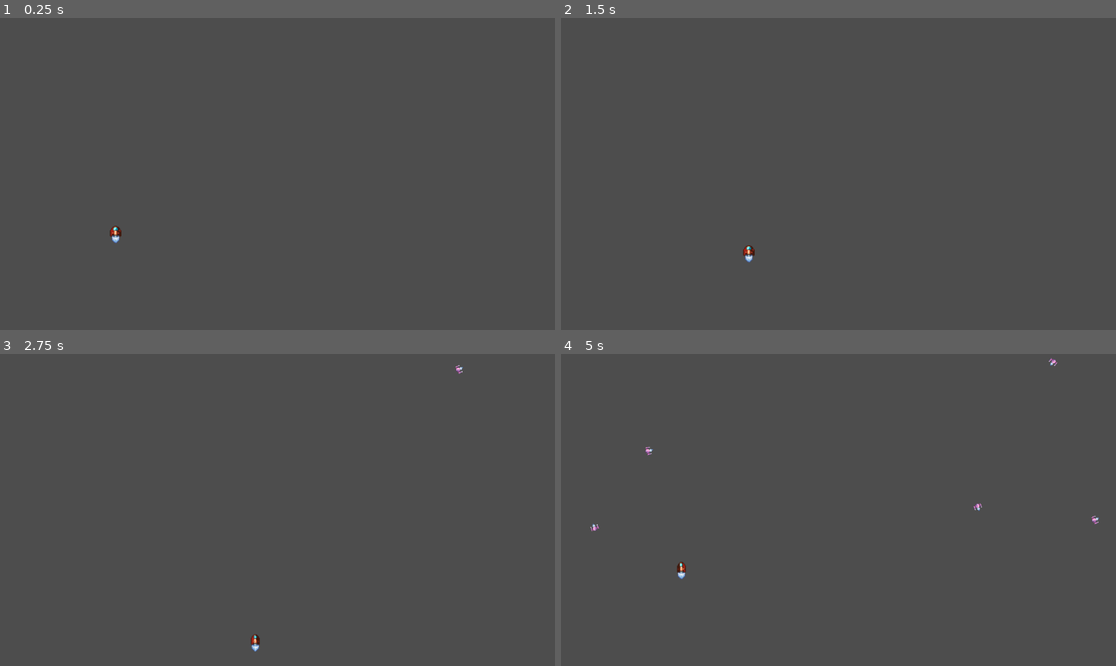
Above: before the commit, frames 1-4 (two rows, left to right).
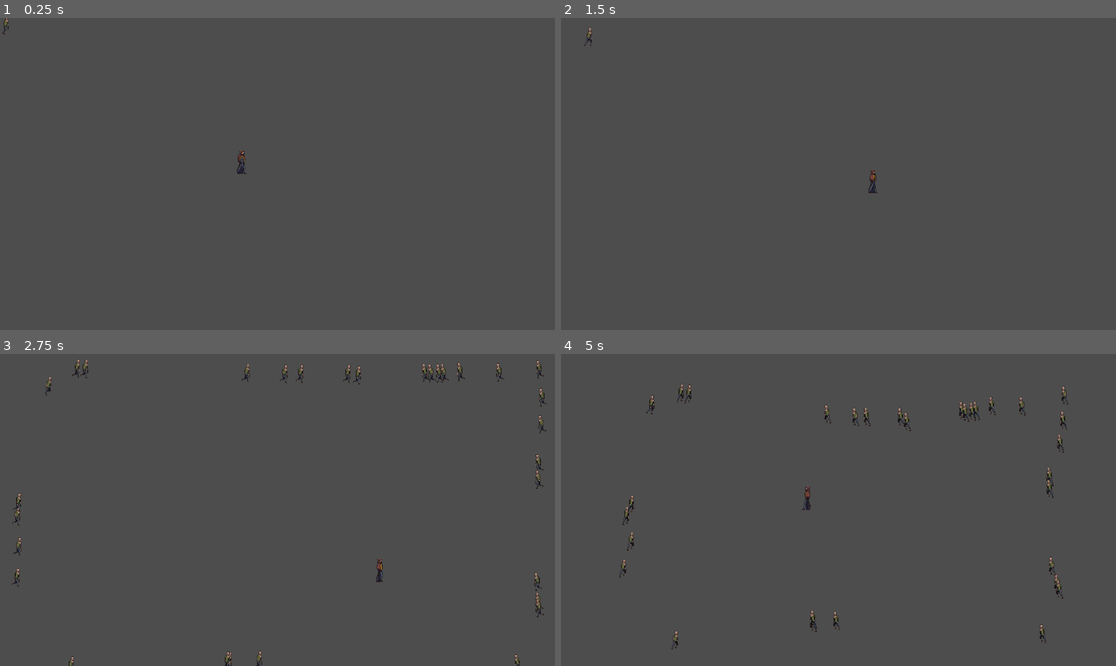
Above: after the commit, the same moments.

Repository: mlafroce/intro-godot
Game: Godot game, scene res://scenes/main.tscn
Same seed, same stepped clock (60 frames per second), same inputs: the game is played once before the commit and once after it.
Inputs:
- Up to frame 1 (0.25 s): no input
- Up to frame 2 (1.5 s): hold Right (move_right) 0.53-1.28 s; hold Down (move_down) from 1.28 s (still down)
- Up to frame 3 (2.75 s): release Down (move_down) at 2.03 s; hold Right (move_right) from 2.03 s (still down)
- Up to frame 4 (5 s): release Right (move_right) at 2.78 s; hold Up (move_up) 2.78-3.53 s; hold Left (move_left) from 3.53 s (still down)

The runs differ from the first frame. In frame 1, 0.2% of the frame differs, in the area x 0-45%, y 0-73%; in frame 2, 0.2%; in frame 3, 1.0%; in frame 4, 1.2%, in the area x 5-97%, y 1-95%.

Commit message:
Zombies vs player.

Diff:
--- a/project.godot
+++ b/project.godot
@@ -10,7 +10,7 @@
 
 [application]
 
-config/name="New Game Project"
+config/name="Bullet Heaven"
 run/main_scene="res://scenes/main.tscn"
 config/features=PackedStringArray("4.3", "Forward Plus")
 config/icon="res://assets/icon.svg"
--- /dev/null
+++ b/scenes/enemies/zombie.tscn
@@ -0,0 +1,143 @@
+[gd_scene load_steps=20 format=3 uid="uid://dh72ggujv5vbf"]
+
+[ext_resource type="Texture2D" uid="uid://bl8gb8kr4abiw" path="res://assets/sprites/zombie_man/Walk.png" id="1_65neu"]
+[ext_resource type="Script" path="res://scripts/enemies/zombie.gd" id="1_a6cme"]
+[ext_resource type="Texture2D" uid="uid://ckobmi1yv0vi4" path="res://assets/sprites/zombie_man/Dead.png" id="2_dv5ug"]
+
+[sub_resource type="AtlasTexture" id="AtlasTexture_6d44b"]
+atlas = ExtResource("2_dv5ug")
+region = Rect2(0, 0, 96, 96)
+
+[sub_resource type="AtlasTexture" id="AtlasTexture_0xi37"]
+atlas = ExtResource("2_dv5ug")
+region = Rect2(96, 0, 96, 96)
+
+[sub_resource type="AtlasTexture" id="AtlasTexture_u1iid"]
+atlas = ExtResource("2_dv5ug")
+region = Rect2(192, 0, 96, 96)
+
+[sub_resource type="AtlasTexture" id="AtlasTexture_j03yi"]
+atlas = ExtResource("2_dv5ug")
+region = Rect2(288, 0, 96, 96)
+
+[sub_resource type="AtlasTexture" id="AtlasTexture_e34jk"]
+atlas = ExtResource("2_dv5ug")
+region = Rect2(384, 0, 96, 96)
+
+[sub_resource type="AtlasTexture" id="AtlasTexture_qihfx"]
+atlas = ExtResource("1_65neu")
+region = Rect2(32, 0, 32, 96)
+
+[sub_resource type="AtlasTexture" id="AtlasTexture_bqxpg"]
+atlas = ExtResource("1_65neu")
+region = Rect2(128, 0, 32, 96)
+
+[sub_resource type="AtlasTexture" id="AtlasTexture_bxsah"]
+atlas = ExtResource("1_65neu")
+region = Rect2(224, 0, 32, 96)
+
+[sub_resource type="AtlasTexture" id="AtlasTexture_ucaxu"]
+atlas = ExtResource("1_65neu")
+region = Rect2(320, 0, 32, 96)
+
+[sub_resource type="AtlasTexture" id="AtlasTexture_ohdk3"]
+atlas = ExtResource("1_65neu")
+region = Rect2(416, 0, 32, 96)
+
+[sub_resource type="AtlasTexture" id="AtlasTexture_lksre"]
+atlas = ExtResource("1_65neu")
+region = Rect2(512, 0, 32, 96)
+
+[sub_resource type="AtlasTexture" id="AtlasTexture_lr2ra"]
+atlas = ExtResource("1_65neu")
+region = Rect2(608, 0, 32, 96)
+
+[sub_resource type="AtlasTexture" id="AtlasTexture_70l7a"]
+atlas = ExtResource("1_65neu")
+region = Rect2(704, 0, 32, 96)
+
+[sub_resource type="SpriteFrames" id="SpriteFrames_cn88e"]
+animations = [{
+"frames": [{
+"duration": 1.0,
+"texture": SubResource("AtlasTexture_6d44b")
+}, {
+"duration": 1.0,
+"texture": SubResource("AtlasTexture_0xi37")
+}, {
+"duration": 1.0,
+"texture": SubResource("AtlasTexture_u1iid")
+}, {
+"duration": 1.0,
+"texture": SubResource("AtlasTexture_j03yi")
+}, {
+"duration": 1.0,
+"texture": SubResource("AtlasTexture_e34jk")
+}],
+"loop": false,
+"name": &"death",
+"speed": 12.0
+}, {
+"frames": [{
+"duration": 1.0,
+"texture": SubResource("AtlasTexture_qihfx")
+}, {
+"duration": 1.0,
+"texture": SubResource("AtlasTexture_bqxpg")
+}, {
+"duration": 1.0,
+"texture": SubResource("AtlasTexture_bxsah")
+}, {
+"duration": 1.0,
+"texture": SubResource("AtlasTexture_ucaxu")
+}, {
+"duration": 1.0,
+"texture": SubResource("AtlasTexture_ohdk3")
+}, {
+"duration": 1.0,
+"texture": SubResource("AtlasTexture_lksre")
+}, {
+"duration": 1.0,
+"texture": SubResource("AtlasTexture_lr2ra")
+}, {
+"duration": 1.0,
+"texture": SubResource("AtlasTexture_70l7a")
+}],
+"loop": true,
+"name": &"move",
+"speed": 5.0
+}]
+
+[sub_resource type="RectangleShape2D" id="RectangleShape2D_mgbgb"]
+size = Vector2(16, 57)
+
+[sub_resource type="RectangleShape2D" id="RectangleShape2D_ar5m8"]
+size = Vector2(14, 36)
+
+[node name="Zombie" type="RigidBody2D"]
+position = Vector2(0, -2)
+gravity_scale = 0.0
+script = ExtResource("1_a6cme")
+metadata/_edit_group_ = true
+
+[node name="ZombieManSprite" type="AnimatedSprite2D" parent="."]
+scale = Vector2(0.6, 0.6)
+sprite_frames = SubResource("SpriteFrames_cn88e")
+animation = &"move"
+
+[node name="ZombieManVisibleOnScreenNotifier" type="VisibleOnScreenNotifier2D" parent="."]
+position = Vector2(3.228, 9.188)
+scale = Vector2(0.47725, 1.68475)
+
+[node name="ZombieManCollision" type="CollisionShape2D" parent="."]
+position = Vector2(3, 9.48)
+scale = Vector2(0.6, 0.6)
+shape = SubResource("RectangleShape2D_mgbgb")
+
+[node name="BulletDeath" type="Area2D" parent="."]
+
+[node name="CollisionShape2D" type="CollisionShape2D" parent="BulletDeath"]
+position = Vector2(4, 9)
+shape = SubResource("RectangleShape2D_ar5m8")
+
+[connection signal="screen_exited" from="ZombieManVisibleOnScreenNotifier" to="." method="_on_zombie_man_visible_on_screen_notifier_screen_exited"]
--- a/scenes/enemy.tscn
+++ /dev/null
@@ -1,46 +0,0 @@
-[gd_scene load_steps=7 format=3 uid="uid://djhfgb8tou5jd"]
-
-[ext_resource type="Script" path="res://scripts/enemy/enemy.gd" id="1_76owa"]
-[ext_resource type="Texture2D" uid="uid://rs85b6kkgqhd" path="res://assets/sprites/enemy/enemy-small.png" id="1_nrpi1"]
-
-[sub_resource type="AtlasTexture" id="AtlasTexture_ikheh"]
-atlas = ExtResource("1_nrpi1")
-region = Rect2(0, 0, 16, 16)
-
-[sub_resource type="AtlasTexture" id="AtlasTexture_3wuh3"]
-atlas = ExtResource("1_nrpi1")
-region = Rect2(16, 0, 16, 16)
-
-[sub_resource type="SpriteFrames" id="SpriteFrames_rmyhw"]
-animations = [{
-"frames": [{
-"duration": 1.0,
-"texture": SubResource("AtlasTexture_ikheh")
-}, {
-"duration": 1.0,
-"texture": SubResource("AtlasTexture_3wuh3")
-}],
-"loop": true,
-"name": &"default",
-"speed": 10.0
-}]
-
-[sub_resource type="RectangleShape2D" id="RectangleShape2D_6y8is"]
-size = Vector2(16, 11)
-
-[node name="Enemy" type="RigidBody2D"]
-collision_mask = 0
-gravity_scale = 0.0
-script = ExtResource("1_76owa")
-metadata/_edit_group_ = true
-
-[node name="AnimatedSprite2D" type="AnimatedSprite2D" parent="."]
-sprite_frames = SubResource("SpriteFrames_rmyhw")
-
-[node name="CollisionShape2D" type="CollisionShape2D" parent="AnimatedSprite2D"]
-position = Vector2(0, 1.5)
-shape = SubResource("RectangleShape2D_6y8is")
-
-[node name="VisibleOnScreenNotifier2D" type="VisibleOnScreenNotifier2D" parent="AnimatedSprite2D/CollisionShape2D"]
-
-[connection signal="screen_exited" from="AnimatedSprite2D/CollisionShape2D/VisibleOnScreenNotifier2D" to="." method="_on_visible_on_screen_notifier_2d_screen_exited"]
--- a/scenes/main.tscn
+++ b/scenes/main.tscn
@@ -1,8 +1,8 @@
 [gd_scene load_steps=5 format=3 uid="uid://dem27hqanoc3j"]
 
 [ext_resource type="Script" path="res://scripts/main.gd" id="1_de0eh"]
-[ext_resource type="PackedScene" uid="uid://crwpd3w1la5mu" path="res://scenes/player.tscn" id="1_prkgt"]
-[ext_resource type="PackedScene" uid="uid://djhfgb8tou5jd" path="res://scenes/enemy.tscn" id="2_nnjxa"]
+[ext_resource type="PackedScene" uid="uid://crwpd3w1la5mu" path="res://scenes/player/player.tscn" id="1_prkgt"]
+[ext_resource type="PackedScene" uid="uid://dh72ggujv5vbf" path="res://scenes/enemies/zombie.tscn" id="2_s8sdq"]
 
 [sub_resource type="Curve2D" id="Curve2D_yuogk"]
 _data = {
@@ -12,25 +12,29 @@
 
 [node name="Main" type="Node"]
 script = ExtResource("1_de0eh")
-enemy_scene = ExtResource("2_nnjxa")
-
-[node name="Player" parent="." instance=ExtResource("1_prkgt")]
+enemy_scene = ExtResource("2_s8sdq")
 
 [node name="EnemyTimer" type="Timer" parent="."]
-wait_time = 0.5
+wait_time = 10.0
 
 [node name="StartTimer" type="Timer" parent="."]
 wait_time = 2.0
 one_shot = true
 
 [node name="StartPosition" type="Marker2D" parent="."]
-position = Vector2(240, 450)
+position = Vector2(500, 300)
 
 [node name="EnemyPath" type="Path2D" parent="."]
 curve = SubResource("Curve2D_yuogk")
 
 [node name="EnemySpawnLocation" type="PathFollow2D" parent="EnemyPath"]
 
-[connection signal="hit" from="Player" to="." method="game_over"]
+[node name="Mobs" type="Node2D" parent="."]
+
+[node name="Zombie" parent="Mobs" instance=ExtResource("2_s8sdq")]
+
+[node name="Player" parent="." instance=ExtResource("1_prkgt")]
+
 [connection signal="timeout" from="EnemyTimer" to="." method="_on_enemy_timer_timeout"]
 [connection signal="timeout" from="StartTimer" to="." method="_on_start_timer_timeout"]
+[connection signal="hit" from="Player" to="." method="game_over"]
--- a/scenes/node_2d.tscn
+++ /dev/null
@@ -1,16 +0,0 @@
-[gd_scene load_steps=5 format=3 uid="uid://c37y5kfbu1blc"]
-
-[ext_resource type="Shader" path="res://shaders/glow.gdshader" id="1_4756i"]
-[ext_resource type="Texture2D" uid="uid://d3n22q547ytvc" path="res://assets/spaceship.png" id="1_mxfk1"]
-[ext_resource type="Script" path="res://scripts/spaceship.gd" id="2_ygf85"]
-
-[sub_resource type="ShaderMaterial" id="ShaderMaterial_0m1ir"]
-shader = ExtResource("1_4756i")
-
-[node name="Node2D" type="Node2D"]
-
-[node name="Spaceship" type="Sprite2D" parent="."]
-material = SubResource("ShaderMaterial_0m1ir")
-position = Vector2(576, 338)
-texture = ExtResource("1_mxfk1")
-script = ExtResource("2_ygf85")
--- a/scenes/player.tscn
+++ /dev/null
@@ -1,149 +0,0 @@
-[gd_scene load_steps=19 format=3 uid="uid://crwpd3w1la5mu"]
-
-[ext_resource type="Script" path="res://scripts/player/player.gd" id="1_4i3ov"]
-[ext_resource type="Texture2D" uid="uid://b6qj5wcjxxnui" path="res://assets/sprites/spaceship/ship.png" id="1_usaek"]
-
-[sub_resource type="AtlasTexture" id="AtlasTexture_aot7o"]
-atlas = ExtResource("1_usaek")
-region = Rect2(32, 0, 16, 24)
-
-[sub_resource type="AtlasTexture" id="AtlasTexture_bmeoa"]
-atlas = ExtResource("1_usaek")
-region = Rect2(32, 24, 16, 24)
-
-[sub_resource type="AtlasTexture" id="AtlasTexture_kpodn"]
-atlas = ExtResource("1_usaek")
-region = Rect2(0, 0, 16, 24)
-
-[sub_resource type="AtlasTexture" id="AtlasTexture_a5uuu"]
-atlas = ExtResource("1_usaek")
-region = Rect2(0, 24, 16, 24)
-
-[sub_resource type="AtlasTexture" id="AtlasTexture_pitjw"]
-atlas = ExtResource("1_usaek")
-region = Rect2(64, 0, 16, 24)
-
-[sub_resource type="AtlasTexture" id="AtlasTexture_gwm66"]
-atlas = ExtResource("1_usaek")
-region = Rect2(64, 24, 16, 24)
-
-[sub_resource type="AtlasTexture" id="AtlasTexture_4ra1r"]
-atlas = ExtResource("1_usaek")
-region = Rect2(32, 0, 16, 24)
-
-[sub_resource type="AtlasTexture" id="AtlasTexture_0okgg"]
-atlas = ExtResource("1_usaek")
-region = Rect2(32, 24, 16, 24)
-
-[sub_resource type="AtlasTexture" id="AtlasTexture_hcbpe"]
-atlas = ExtResource("1_usaek")
-region = Rect2(16, 0, 16, 24)
-
-[sub_resource type="AtlasTexture" id="AtlasTexture_lbuxa"]
-atlas = ExtResource("1_usaek")
-region = Rect2(16, 24, 16, 24)
-
-[sub_resource type="AtlasTexture" id="AtlasTexture_kn7hm"]
-atlas = ExtResource("1_usaek")
-region = Rect2(32, 0, 16, 24)
-
-[sub_resource type="AtlasTexture" id="AtlasTexture_smtvp"]
-atlas = ExtResource("1_usaek")
-region = Rect2(32, 24, 16, 24)
-
-[sub_resource type="AtlasTexture" id="AtlasTexture_5cm0k"]
-atlas = ExtResource("1_usaek")
-region = Rect2(48, 0, 16, 24)
-
-[sub_resource type="AtlasTexture" id="AtlasTexture_gm3pj"]
-atlas = ExtResource("1_usaek")
-region = Rect2(48, 24, 16, 24)
-
-[sub_resource type="SpriteFrames" id="SpriteFrames_gk7cw"]
-animations = [{
-"frames": [{
-"duration": 1.0,
-"texture": SubResource("AtlasTexture_aot7o")
-}, {
-"duration": 1.0,
-"texture": SubResource("AtlasTexture_bmeoa")
-}],
-"loop": true,
-"name": &"idle",
-"speed": 10.0
-}, {
-"frames": [{
-"duration": 1.0,
-"texture": SubResource("AtlasTexture_kpodn")
-}, {
-"duration": 1.0,
-"texture": SubResource("AtlasTexture_a5uuu")
-}],
-"loop": true,
-"name": &"left",
-"speed": 10.0
-}, {
-"frames": [{
-"duration": 1.0,
-"texture": SubResource("AtlasTexture_pitjw")
-}, {
-"duration": 1.0,
-"texture": SubResource("AtlasTexture_gwm66")
-}],
-"loop": true,
-"name": &"right",
-"speed": 10.0
-}, {
-"frames": [{
-"duration": 1.0,
-"texture": SubResource("AtlasTexture_4ra1r")
-}, {
-"duration": 1.0,
-"texture": SubResource("AtlasTexture_0okgg")
-}, {
-"duration": 1.0,
-"texture": SubResource("AtlasTexture_hcbpe")
-}, {
-"duration": 1.0,
-"texture": SubResource("AtlasTexture_lbuxa")
-}],
-"loop": false,
-"name": &"tilt_left",
-"speed": 10.0
-}, {
-"frames": [{
-"duration": 1.0,
-"texture": SubResource("AtlasTexture_kn7hm")
-}, {
-"duration": 1.0,
-"texture": SubResource("AtlasTexture_smtvp")
-}, {
-"duration": 1.0,
-"texture": SubResource("AtlasTexture_5cm0k")
-}, {
-"duration": 1.0,
-"texture": SubResource("AtlasTexture_gm3pj")
-}],
-"loop": false,
-"name": &"tilt_right",
-"speed": 10.0
-}]
-
-[sub_resource type="CircleShape2D" id="CircleShape2D_c3oip"]
-radius = 10.08
-
-[node name="Player" type="Area2D"]
-position = Vector2(569, 296)
-script = ExtResource("1_4i3ov")
-metadata/_edit_group_ = true
-
-[node name="AnimatedSprite2D" type="AnimatedSprite2D" parent="."]
-scale = Vector2(1.5, 1.5)
-sprite_frames = SubResource("SpriteFrames_gk7cw")
-animation = &"idle"
-
-[node name="CollisionShape2D" type="CollisionShape2D" parent="."]
-position = Vector2(0, -5.705)
-shape = SubResource("CircleShape2D_c3oip")
-
-[connection signal="body_entered" from="." to="." method="_on_body_entered"]
--- /dev/null
+++ b/scenes/player/player.tscn
@@ -0,0 +1,179 @@
+[gd_scene load_steps=26 format=3 uid="uid://crwpd3w1la5mu"]
+
+[ext_resource type="Script" path="res://scripts/player/player.gd" id="1_4i3ov"]
+[ext_resource type="Texture2D" uid="uid://rcptgjhrwfxv" path="res://assets/sprites/wizard/Idle.png" id="2_buenu"]
+[ext_resource type="Texture2D" uid="uid://b3pbsblddk7qv" path="res://assets/sprites/wizard/Dead.png" id="2_wwlxh"]
+[ext_resource type="Texture2D" uid="uid://uyb8nw3nqeqt" path="res://assets/sprites/wizard/Walk.png" id="3_cbv1x"]
+
+[sub_resource type="AtlasTexture" id="AtlasTexture_61vm1"]
+atlas = ExtResource("2_wwlxh")
+region = Rect2(0, 64, 122, 64)
+
+[sub_resource type="AtlasTexture" id="AtlasTexture_8huy4"]
+atlas = ExtResource("2_wwlxh")
+region = Rect2(122, 64, 122, 64)
+
+[sub_resource type="AtlasTexture" id="AtlasTexture_1oc6d"]
+atlas = ExtResource("2_wwlxh")
+region = Rect2(244, 64, 122, 64)
+
+[sub_resource type="AtlasTexture" id="AtlasTexture_xskuf"]
+atlas = ExtResource("2_wwlxh")
+region = Rect2(366, 64, 122, 64)
+
+[sub_resource type="AtlasTexture" id="AtlasTexture_tgquq"]
+atlas = ExtResource("2_wwlxh")
+region = Rect2(488, 64, 122, 64)
+
+[sub_resource type="AtlasTexture" id="AtlasTexture_ycnv4"]
+atlas = ExtResource("2_wwlxh")
+region = Rect2(610, 64, 122, 64)
+
+[sub_resource type="AtlasTexture" id="AtlasTexture_nev3r"]
+atlas = ExtResource("2_buenu")
+region = Rect2(32, 64, 32, 64)
+
+[sub_resource type="AtlasTexture" id="AtlasTexture_urh3g"]
+atlas = ExtResource("2_buenu")
+region = Rect2(160, 64, 32, 64)
+
+[sub_resource type="AtlasTexture" id="AtlasTexture_qc2hp"]
+atlas = ExtResource("2_buenu")
+region = Rect2(288, 64, 32, 64)
+
+[sub_resource type="AtlasTexture" id="AtlasTexture_nv8yy"]
+atlas = ExtResource("2_buenu")
+region = Rect2(416, 64, 32, 64)
+
+[sub_resource type="AtlasTexture" id="AtlasTexture_h0784"]
+atlas = ExtResource("2_buenu")
+region = Rect2(544, 64, 32, 64)
+
+[sub_resource type="AtlasTexture" id="AtlasTexture_t65pc"]
+atlas = ExtResource("2_buenu")
+region = Rect2(672, 64, 32, 64)
+
+[sub_resource type="AtlasTexture" id="AtlasTexture_xh0mk"]
+atlas = ExtResource("2_buenu")
+region = Rect2(800, 64, 32, 64)
+
+[sub_resource type="AtlasTexture" id="AtlasTexture_p6ksk"]
+atlas = ExtResource("3_cbv1x")
+region = Rect2(0, 64, 128, 64)
+
+[sub_resource type="AtlasTexture" id="AtlasTexture_8mkou"]
+atlas = ExtResource("3_cbv1x")
+region = Rect2(128, 64, 128, 64)
+
+[sub_resource type="AtlasTexture" id="AtlasTexture_46ckf"]
+atlas = ExtResource("3_cbv1x")
+region = Rect2(256, 64, 128, 64)
+
+[sub_resource type="AtlasTexture" id="AtlasTexture_q1dpc"]
+atlas = ExtResource("3_cbv1x")
+region = Rect2(384, 64, 128, 64)
+
+[sub_resource type="AtlasTexture" id="AtlasTexture_xgun5"]
+atlas = ExtResource("3_cbv1x")
+region = Rect2(512, 64, 128, 64)
+
+[sub_resource type="AtlasTexture" id="AtlasTexture_o0c8t"]
+atlas = ExtResource("3_cbv1x")
+region = Rect2(640, 64, 128, 64)
+
+[sub_resource type="SpriteFrames" id="SpriteFrames_gk7cw"]
+animations = [{
+"frames": [{
+"duration": 1.0,
+"texture": SubResource("AtlasTexture_61vm1")
+}, {
+"duration": 1.0,
+"texture": SubResource("AtlasTexture_8huy4")
+}, {
+"duration": 1.0,
+"texture": SubResource("AtlasTexture_1oc6d")
+}, {
+"duration": 1.0,
+"texture": SubResource("AtlasTexture_xskuf")
+}, {
+"duration": 1.0,
+"texture": SubResource("AtlasTexture_tgquq")
+}, {
+"duration": 1.0,
+"texture": SubResource("AtlasTexture_ycnv4")
+}],
+"loop": false,
+"name": &"death",
+"speed": 12.0
+}, {
+"frames": [{
+"duration": 1.0,
+"texture": SubResource("AtlasTexture_nev3r")
+}, {
+"duration": 1.0,
+"texture": SubResource("AtlasTexture_urh3g")
+}, {
+"duration": 1.0,
+"texture": SubResource("AtlasTexture_qc2hp")
+}, {
+"duration": 1.0,
+"texture": SubResource("AtlasTexture_nv8yy")
+}, {
+"duration": 1.0,
+"texture": SubResource("AtlasTexture_h0784")
+}, {
+"duration": 1.0,
+"texture": SubResource("AtlasTexture_t65pc")
+}, {
+"duration": 1.0,
+"texture": SubResource("AtlasTexture_xh0mk")
+}],
+"loop": true,
+"name": &"idle",
+"speed": 7.0
+}, {
+"frames": [{
+"duration": 1.0,
+"texture": SubResource("AtlasTexture_p6ksk")
+}, {
+"duration": 1.0,
+"texture": SubResource("AtlasTexture_8mkou")
+}, {
+"duration": 1.0,
+"texture": SubResource("AtlasTexture_46ckf")
+}, {
+"duration": 1.0,
+"texture": SubResource("AtlasTexture_q1dpc")
+}, {
+"duration": 1.0,
+"texture": SubResource("AtlasTexture_xgun5")
+}, {
+"duration": 1.0,
+"texture": SubResource("AtlasTexture_o0c8t")
+}],
+"loop": true,
+"name": &"move",
+"speed": 6.0
+}]
+
+[sub_resource type="RectangleShape2D" id="RectangleShape2D_kqrly"]
+size = Vector2(13.0081, 28.7081)
+
+[node name="Player" type="Area2D"]
+position = Vector2(557, 306)
+scale = Vector2(0.5, 0.5)
+script = ExtResource("1_4i3ov")
+metadata/_edit_group_ = true
+
+[node name="PlayerSprite" type="AnimatedSprite2D" parent="."]
+scale = Vector2(1.5, 1.5)
+sprite_frames = SubResource("SpriteFrames_gk7cw")
+animation = &"death"
+autoplay = "idle"
+
+[node name="PlayerCollisionShape" type="CollisionShape2D" parent="."]
+position = Vector2(-6, 0.286987)
+scale = Vector2(1.23, 3.155)
+shape = SubResource("RectangleShape2D_kqrly")
+
+[connection signal="body_entered" from="." to="." method="_on_body_entered"]
--- /dev/null
+++ b/scripts/enemies/zombie.gd
@@ -0,0 +1,39 @@
+extends RigidBody2D
+
+@onready var player = get_tree().get_root().find_child("Player",true,false)
+var screen_size
+var velocity
+const LINEAR_VELOCITY = 45
+const VELOCITY_VARIATION = .08
+var velocity_variation
+
+# Called when the node enters the scene tree for the first time.
+func _ready():
+	screen_size = get_viewport_rect().size
+	$ZombieManSprite.play()
+	velocity = Vector2.ZERO
+	velocity_variation = randf_range(1 - VELOCITY_VARIATION, 1 + VELOCITY_VARIATION)
+
+
+# Called every frame. 'delta' is the elapsed time since the previous frame.
+func _process(delta: float) -> void:
+	velocity = position.direction_to(player.position) * LINEAR_VELOCITY
+	# Apply a 4% velocity disparity.
+	velocity *= velocity_variation
+	position += velocity * delta
+	position = position.clamp(Vector2.ZERO, screen_size)
+	if velocity.x > 0:
+		$ZombieManSprite.flip_h = false
+	elif velocity.x < 0:
+		$ZombieManSprite.flip_h = true
+
+
+func _on_zombie_man_visible_on_screen_notifier_screen_exited() -> void:
+	hide()
+	queue_free()
+
+#func _on_player_death_body_entered(body):
+	#if body.name == "Bullet":
+		#get_node("ZombieManSprite").play("death")
+		#await get_node("ZombieManSprite").animation_finished
+		#self.queue_free()
--- a/scripts/enemy/enemy.gd
+++ /dev/null
@@ -1,15 +0,0 @@
-extends RigidBody2D
-
-
-# Called when the node enters the scene tree for the first time.
-func _ready():
-	$AnimatedSprite2D.play()
-
-
-# Called every frame. 'delta' is the elapsed time since the previous frame.
-func _process(delta: float) -> void:
-	pass
-
-
-func _on_visible_on_screen_notifier_2d_screen_exited() -> void:
-	queue_free()
--- a/scripts/main.gd
+++ b/scripts/main.gd
@@ -14,40 +14,30 @@
 
 
 func game_over() -> void:
-	$ScoreTimer.stop()
-	$enemyTimer.stop()
+	#$ScoreTimer.stop()
+	$EnemyTimer.stop()
 
 func new_game():
 	score = 0
-	$Player.start($StartPosition.position)
+	get_node("Player").start($StartPosition.position)
 	$StartTimer.start()
 
 
 func _on_enemy_timer_timeout() -> void:
-	# Create a new instance of the enemy scene.
-	var enemy = enemy_scene.instantiate()
+	for i in range(30):
+		# Create a new instance of the enemy scene.
+		var zombie = enemy_scene.instantiate()
+		# Choose a random location on Path2D.
+		var enemy_spawn_location = $EnemyPath/EnemySpawnLocation
+		enemy_spawn_location.progress_ratio = randf()
 
-	# Choose a random location on Path2D.
-	var enemy_spawn_location = $EnemyPath/EnemySpawnLocation
-	enemy_spawn_location.progress_ratio = randf()
+		# Set the zombie's position to a random location.
+		zombie.position = enemy_spawn_location.position
 
-	# Set the enemy's direction perpendicular to the path direction.
-	var direction = enemy_spawn_location.rotation + PI / 2
-
-	# Set the enemy's position to a random location.
-	enemy.position = enemy_spawn_location.position
-
-	# Add some randomness to the direction.
-	direction += randf_range(-PI / 4, PI / 4)
-	enemy.rotation = direction
-
-	# Choose the velocity for the enemy.
-	var velocity = Vector2(randf_range(150.0, 250.0), 0.0)
-	enemy.linear_velocity = velocity.rotated(direction)
-
-	# Spawn the enemy by adding it to the Main scene.
-	add_child(enemy)
+		# Spawn the zombie by adding it to the Main scene.
+		add_child(zombie)
 
 
 func _on_start_timer_timeout() -> void:
+	_on_enemy_timer_timeout()
 	$EnemyTimer.start()
--- a/scripts/player/player.gd
+++ b/scripts/player/player.gd
@@ -8,60 +8,45 @@
 func _ready():
 	screen_size = get_viewport_rect().size
 	hide()
-	$AnimatedSprite2D.animation = "idle"
-	$AnimatedSprite2D.play()
+	$PlayerSprite.animation = "idle"
+	$PlayerSprite.play()
 
 # Called every frame. 'delta' is the elapsed time since the previous frame.
 func _process(delta: float) -> void:
 	var velocity = Vector2.ZERO # The player's movement vector.
-	if Input.is_action_pressed("move_right"):
-		velocity.x += 1
-	if Input.is_action_pressed("move_left"):
-		velocity.x -= 1
-	if Input.is_action_pressed("move_down"):
-		velocity.y += 1
-	if Input.is_action_pressed("move_up"):
-		velocity.y -= 1
+	if get_node("PlayerSprite").animation != "death":
+		if Input.is_action_pressed("move_right"):
+			velocity.x += 1
+			$PlayerSprite.flip_h = false
+		if Input.is_action_pressed("move_left"):
+			velocity.x -= 1
+			$PlayerSprite.flip_h = true
+		if Input.is_action_pressed("move_down"):
+			velocity.y += 1
+		if Input.is_action_pressed("move_up"):
+			velocity.y -= 1
 
-	if Input.is_action_just_pressed("move_right"):
-		$AnimatedSprite2D.animation = "tilt_right"
-		$AnimatedSprite2D.play()
-	if Input.is_action_just_released("move_right"):
-		$AnimatedSprite2D.animation = "tilt_right"
-		$AnimatedSprite2D.play_backwards()
-	if Input.is_action_just_pressed("move_left"):
-		$AnimatedSprite2D.animation = "tilt_left"
-		$AnimatedSprite2D.play()
-	if Input.is_action_just_released("move_left"):
-		$AnimatedSprite2D.animation = "tilt_left"
-		$AnimatedSprite2D.play_backwards()
+		if velocity.length() > 0:
+			velocity = velocity.normalized() * speed
+			$PlayerSprite.animation = "move"
+		else:
+			$PlayerSprite.animation = "idle"
+		$PlayerSprite.play()
 
-
-	if $AnimatedSprite2D.animation_finished:
-		if velocity.x == 0 and $AnimatedSprite2D.animation != "idle" and $AnimatedSprite2D.animation_finished:
-			$AnimatedSprite2D.animation = "idle"
-			$AnimatedSprite2D.play()
-		elif velocity.x > 0 and $AnimatedSprite2D.animation != "right":
-			$AnimatedSprite2D.animation = "right"
-			$AnimatedSprite2D.play()
-		elif velocity.x < 0 and $AnimatedSprite2D.animation != "left":
-			$AnimatedSprite2D.animation = "left"
-			$AnimatedSprite2D.play()
-
-	if velocity.length() > 0:
-		velocity = velocity.normalized() * speed
-
-	position += velocity * delta
-	position = position.clamp(Vector2.ZERO, screen_size)
+		position += velocity * delta
+		position = position.clamp(Vector2.ZERO, screen_size)
 
 
 func _on_body_entered(body: Node2D) -> void:
+	print("HIT")
+	get_node("PlayerSprite").play("death")
+	await get_node("PlayerSprite").animation_finished
 	hide() # Player disappears after being hit.
 	hit.emit()
 	# Must be deferred as we can't change physics properties on a physics callback.
-	$CollisionShape2D.set_deferred("disabled", true)
+	$PlayerCollisionShape.set_deferred("disabled", true)
 
 func start(pos):
 	position = pos
 	show()
-	$CollisionShape2D.disabled = false
+	$PlayerCollisionShape.disabled = false
--- a/scripts/spaceship.gd
+++ /dev/null
@@ -1,15 +0,0 @@
-extends Sprite2D
-
-var speed = 200;
-
-# Called when the node enters the scene tree for the first time.
-func _ready() -> void:
-	pass # Replace with function body.
-
-
-# Called every frame. 'delta' is the elapsed time since the previous frame.
-func _process(delta: float) -> void:
-	if Input.is_action_pressed("ui_right"):
-		position.x += delta * speed;
-	if Input.is_action_pressed("ui_left"):
-		position.x -= delta * speed;
Binary file added: assets/sprites/wizard/Dead.png
Not shown, added: assets/sprites/wizard/Dead.png.import
Binary file added: assets/sprites/wizard/Idle.png
Not shown, added: assets/sprites/wizard/Idle.png.import
Binary file added: assets/sprites/wizard/Walk.png
Not shown, added: assets/sprites/wizard/Walk.png.import
Binary file added: assets/sprites/zombie_man/Dead.png
Not shown, added: assets/sprites/zombie_man/Dead.png.import
Binary file added: assets/sprites/zombie_man/Walk.png
Not shown, added: assets/sprites/zombie_man/Walk.png.import
